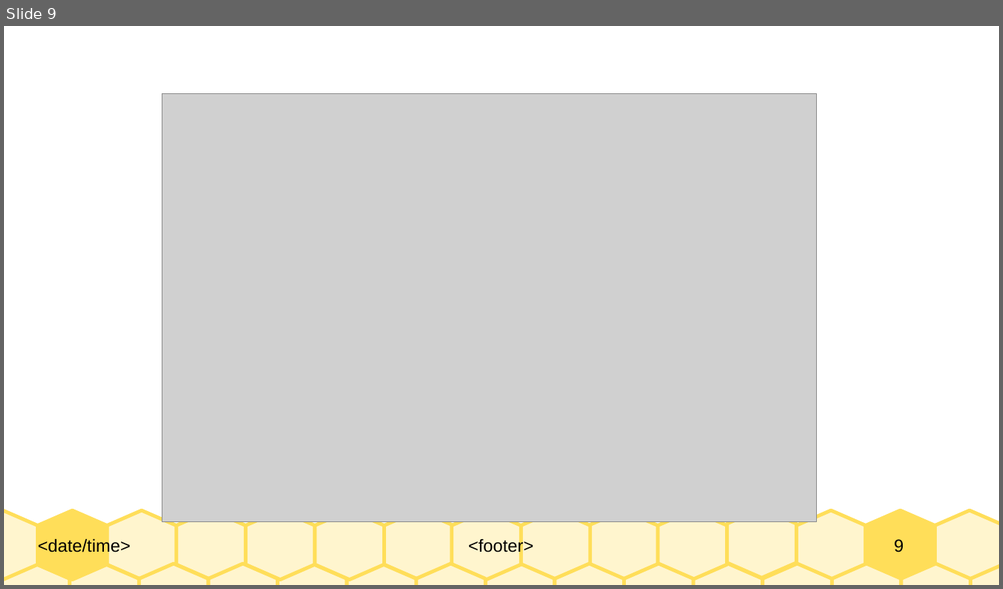
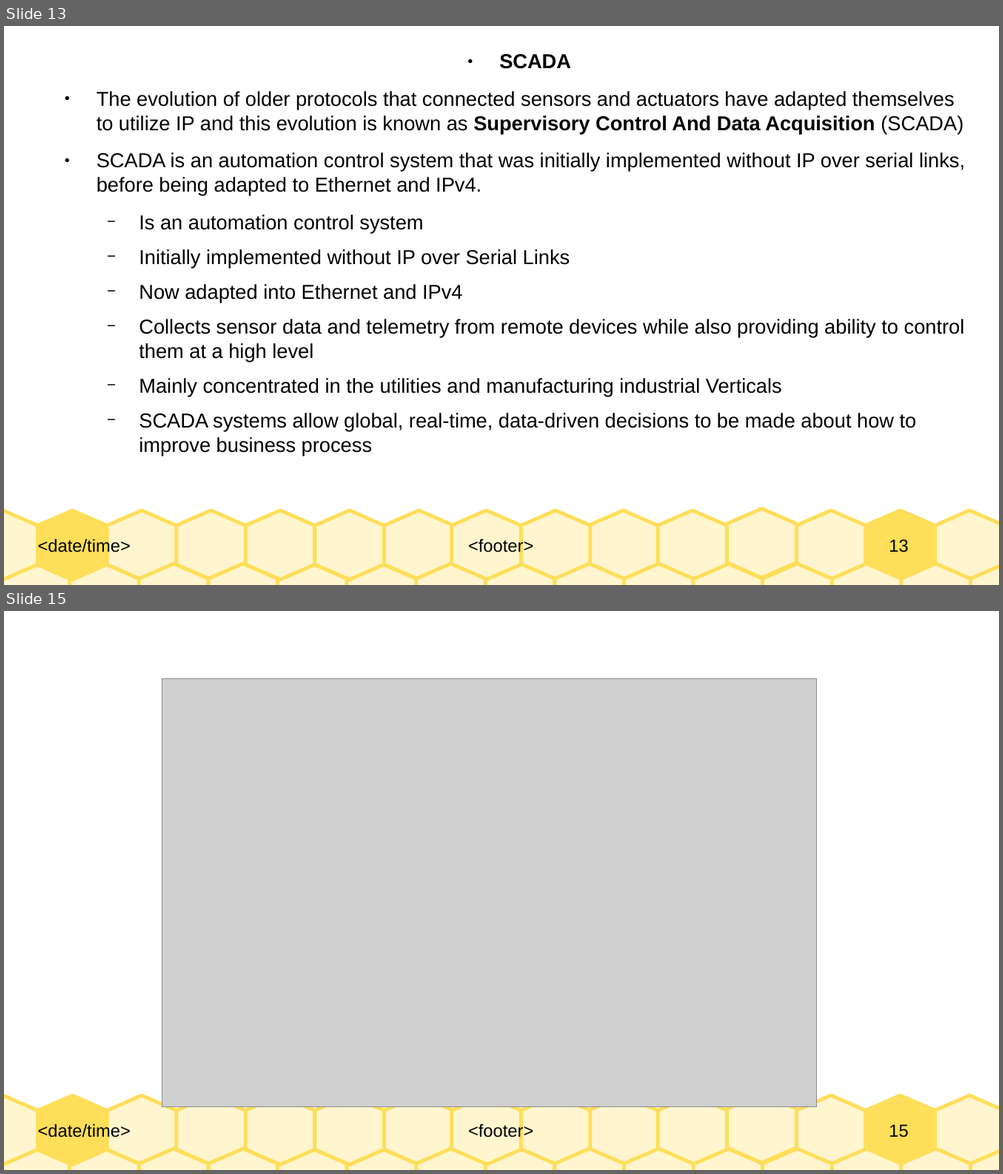
Before and after one commit to Dihfahsih1/Masters-Software-Engineering, a slide deck: yr-sem1/IoT/chapter-6-slides.odp. Shown one above the other, each under a label of ours: slide 9 before the commit, slides 13 and 15 after it; the slides between them are not shown. The pictures are 1003x589 and 1003x1174 pixels, drawn with LibreOffice and Linux fonts; fonts in the diff are those of the drawing; grey boxes stand for pictures. Boxes give left, top, right and bottom in pixels: in the first picture for what was removed or moved away, otherwise in the second. Text is boxed around its words. In the diff, an @@ line names an element or a change of style, - is before the commit and + after.

```diff
--- a/yr-sem1/IoT/chapter-6-slides.odp
+++ b/yr-sem1/IoT/chapter-6-slides.odp
@@ slide 13 added at <box>4,26,999,585</box>, background #FFFFFF; not listed: 33 template elements that a slide beside it also shows @@
@@ text added at <box>96,54,965,456</box>, 16.1 pt, text #000000 @@
+● SCADA
+● The evolution of older protocols that connected sensors and actuators have adapted themselves to utilize IP and this evolution is known as Supervisory Control And Data Acquisition (SCADA)
+● SCADA is an automation control system that was initially implemented without IP over serial links, before being adapted to Ethernet and IPv4.
+  − Is an automation control system
+  − Initially implemented without IP over Serial Links
+  − Now adapted into Ethernet and IPv4
+  − Collects sensor data and telemetry from remote devices while also providing ability to control them at a high level
+  − Mainly concentrated in the utilities and manufacturing industrial Verticals
+  − SCADA systems allow global, real-time, data-driven decisions to be made about how to improve business process
@@ what was slide 9 is now slide 15 @@
@@ page number at <box>888,1125,908,1138</box>: text changed @@
-9
+15
```
Also in this commit, not shown: 11 slides changed, 14 other slides added, 5 slides removed, 6 other files.
